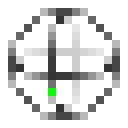
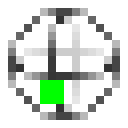
Comparing the layer stacks of the two 128 x 128 images. Changes:
painted on "x_gate.png" over (40, 80, 64, 104)
